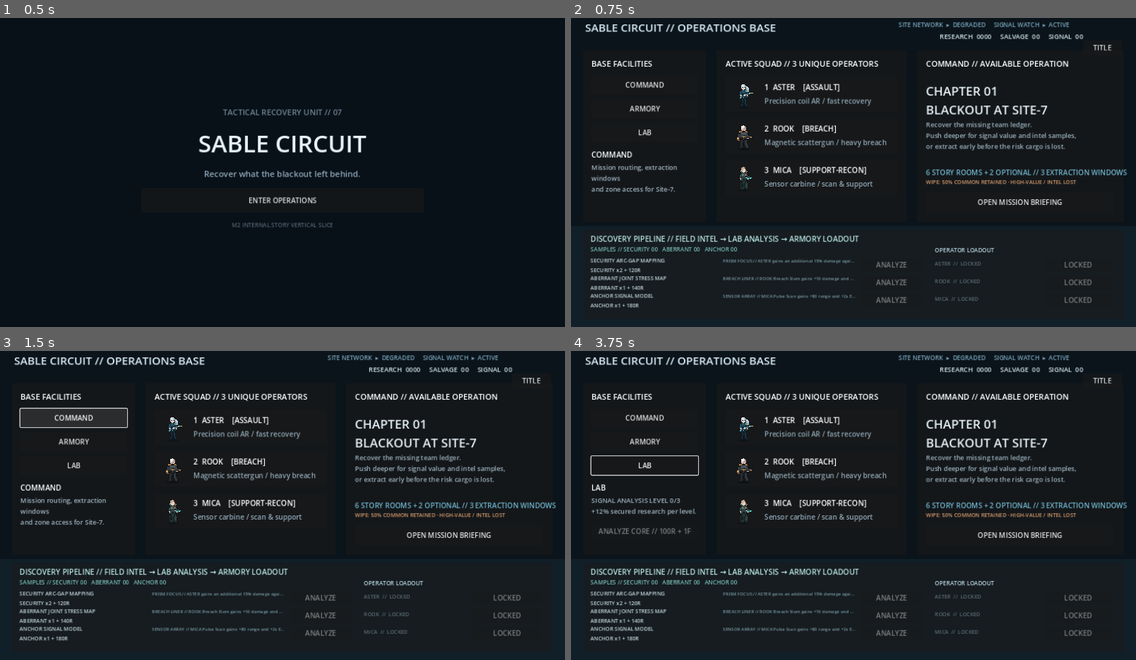
Above: before the commit, frames 1-4 (two rows, left to right).
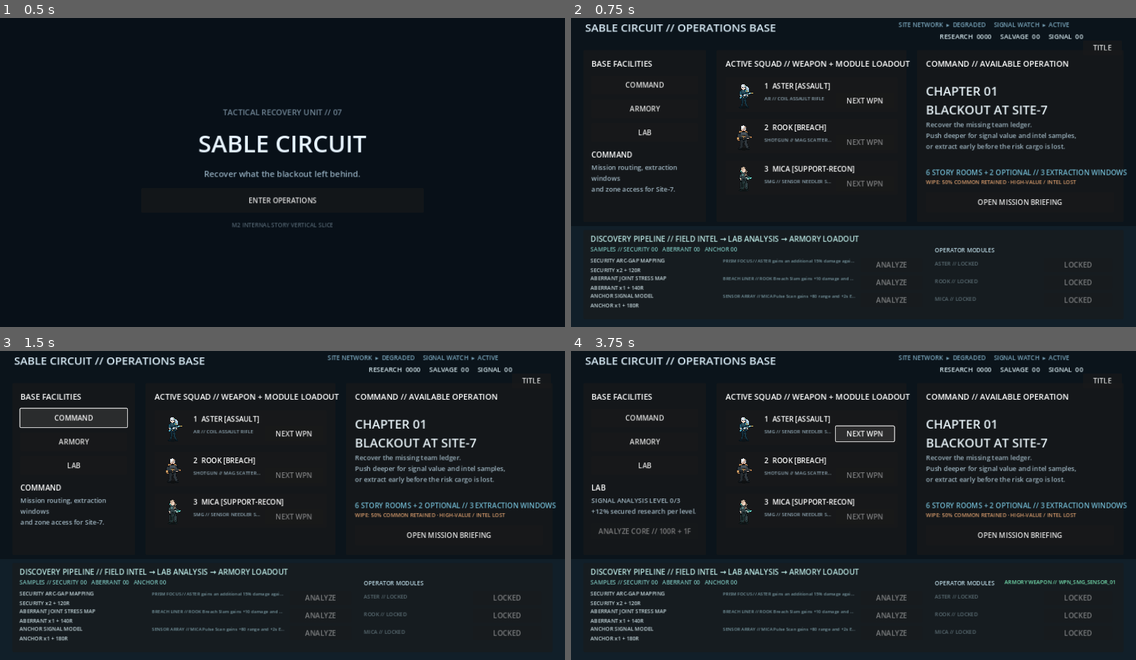
Above: after the commit, the same moments.

Repository: comicman081-collab/sable-circuit
Game: Godot game, scene res://scenes/bootstrap/Bootstrap.tscn
Same seed, same stepped clock (60 frames per second), same inputs: the game is played once before the commit and once after it.
Inputs (mouse positions are in pixels of both pictures, inside the frame that each line leads up to):
- Up to frame 1 (0.5 s): no input
- Up to frame 2 (0.75 s): click "ENTER OPERATIONS" at 0.5 s
- Up to frame 3 (1.5 s): click "COMMAND" at 1.25 s
- Up to frame 4 (3.75 s): click "ARMORY" at 2 s; click "LAB" at 2.75 s; click (864, 434) at 3.5 s, where only the run after the commit has a clickable "NEXT WPN"

Frame 1 is identical in both runs. In frame 2, 2.1% of the frame differs, in the area x 34-75%, y 13-92%; in frame 3, 2.1%; in frame 4, 2.5%, in the area x 3-97%, y 13-92%.
Error before the commit: Invalid access to property or key 'weapon_cycle_requested' on a base object of type 'Control (BaseLobby)'. (res://scripts/core/game_flow.gd:33)

Commit message:
feat: add system-only weapon cycling to Base squad cards

Diff:
--- a/scripts/ui/base_lobby.gd
+++ b/scripts/ui/base_lobby.gd
@@ -6,6 +6,7 @@
 signal upgrade_requested(upgrade_id: String)
 signal analysis_requested(analysis_id: String)
 signal module_equip_requested(operator_id: String, module_id: String)
+signal weapon_cycle_requested(operator_id: String)
 
 var _facility_title: Label
 var _facility_body: Label
@@ -16,34 +17,22 @@
 var _analysis_box: Control
 var _loadout_box: Control
 var _m10_status_label: Label
+var _weapon_labels: Dictionary = {}
+var _weapon_buttons: Dictionary = {}
 var _campaign: Dictionary = {}
 var _current_facility := "COMMAND"
 
 func _ready() -> void:
     set_anchors_and_offsets_preset(Control.PRESET_FULL_RECT)
-    _build_background()
-    _build_header()
-    _build_facilities()
-    _build_squad_panel()
-    _build_mission_panel()
-    _build_m10_progression_panel()
-    _show_facility("COMMAND")
-    _refresh_wallet()
-    _refresh_m10_panel()
+    _build_background(); _build_header(); _build_facilities(); _build_squad_panel(); _build_mission_panel(); _build_m10_progression_panel()
+    _show_facility("COMMAND"); _refresh_wallet(); _refresh_m10_panel(); _refresh_weapon_buttons()
 
 func configure_campaign(snapshot: Dictionary) -> void:
-    _campaign = snapshot.duplicate(true)
-    if is_node_ready():
-        _refresh_wallet()
-        _show_facility(_current_facility)
-        _refresh_m10_panel()
+    _campaign=snapshot.duplicate(true)
+    if is_node_ready(): _refresh_wallet(); _show_facility(_current_facility); _refresh_m10_panel(); _refresh_weapon_buttons()
 
 func refresh_campaign(snapshot: Dictionary, action_result: Dictionary = {}) -> void:
-    _campaign = snapshot.duplicate(true)
-    _refresh_wallet()
-    _refresh_action_status(action_result)
-    _show_facility(_current_facility)
-    _refresh_m10_panel()
+    _campaign=snapshot.duplicate(true); _refresh_wallet(); _refresh_action_status(action_result); _show_facility(_current_facility); _refresh_m10_panel(); _refresh_weapon_buttons()
 
 func _build_background() -> void:
     var bg:=ColorRect.new(); bg.color=Color("0b141b"); bg.set_anchors_and_offsets_preset(Control.PRESET_FULL_RECT); add_child(bg)
@@ -54,12 +43,9 @@
     var status:=Label.new(); status.text="SITE NETWORK  ▸  DEGRADED     SIGNAL WATCH  ▸  ACTIVE"; status.position=Vector2(742,24); status.add_theme_font_size_override("font_size",14); status.add_theme_color_override("font_color",Color("79a5bb")); add_child(status)
     _wallet_label=Label.new(); _wallet_label.position=Vector2(690,50); _wallet_label.size=Vector2(470,26); _wallet_labe …(205 unchanged characters)…
     var back:=Button.new(); back.text="TITLE"; back.position=Vector2(1160,70); back.size=Vector2(88,34); back.pressed.connect(func()->void:title_requested.emit()); add_child(back)
-
 func _refresh_wallet() -> void:
-    if _wallet_label == null: return
-    _wallet_label.text = "RESEARCH  %04d     SALVAGE  %02d     SIGNAL  %02d" % [
-        int(_campaign.get("research_value",0)),int(_campaign.get("salvage",0)),int(_campaign.get("signal_fragments",0))
-    ]
+    if _wallet_label==null:return
+    _wallet_label.text="RESEARCH  %04d     SALVAGE  %02d     SIGNAL  %02d"%[int(_campaign.get("research_value",0)),int(_campaign.get("salvage",0)),int(_campaign.get("signal_fragments",0))]
 
 func _build_facilities() -> void:
     var panel:=Panel.new(); panel.position=Vector2(28,92); panel.size=Vector2(278,390); add_child(panel)
@@ -71,47 +57,43 @@
     _facility_body=Label.new(); _facility_body.position=Vector2(18,255); _facility_body.size=Vector2(240,58); _facility …(215 unchanged characters)…
     _upgrade_button=Button.new(); _upgrade_button.position=Vector2(18,318); _upgrade_button.size=Vector2(242,36); _upgrade_button.pressed.connect(_request_current_upgrade); panel.add_child(_upgrade_button)
     _purchase_status=Label.new(); _purchase_status.position=Vector2(18,360); _purchase_status.size=Vector2(242,22); _purchase_status.add_theme_font_size_override("font_size",12); panel.add_child(_purchase_status)
-
 func _show_facility(name:String)->void:
     _current_facility=name
-    if _facility_title == null: return
-    _facility_title.text=name
-    _upgrade_button.visible = name in ["ARMORY","LAB"]
+    if _facility_title==null:return
+    _facility_title.text=name; _upgrade_button.visible=name in ["ARMORY","LAB"]
     match name:
-        "COMMAND":
-            _facility_body.text="Mission routing, extraction windows\nand zone access for Site-7."
+        "COMMAND": _facility_body.text="Mission routing, extraction windows\nand zone access for Site-7."
         "ARMORY":
             var level:=int(_campaign.get("armory_level",0)); var max_level:=int(_campaign.get("max_upgrade_level",3)); var cost:Dictionary=_campaign.get("armory_cost",{})
-            _facility_body.text="CALIBRATION LEVEL %d/%d\n+8%% projectile damage per level."%[level,max_level]
-            _upgrade_button.text="CALIBRATE // %dR + %dS"%[int(cost.get("research",0)),int(cost.get("salvage",0))]
-            _upgrade_button.disabled = level>=max_level or not _can_afford(cost)
+            _facility_body.text="CALIBRATION LEVEL %d/%d\n+8%% damage; weapon unlock tiers."%[level,max_level]; _upgrade_button.text="CALIBRATE // %dR + %dS"%[int(cost.get("research",0)),int(cost.get("salvage",0))]; _upgrade_button.disabled=level>=max_level or not _can_afford(cost)
         "LAB":
             var level:=int(_campaign.get("lab_level",0)); var max_level:=int(_campaign.get("max_upgrade_level",3)); var cost:Dictionary=_campaign.get("lab_cost",{})
-            _facility_body.text="SIGNAL ANALYSIS LEVEL %d/%d\n+12%% secured research per level."%[level,max_level]
-            _upgrade_button.text="ANALYZE CORE // %dR + %dF"%[int(cost.get("research",0)),int(cost.get("fragments",0))]
-            _upgrade_button.disabled = level>=max_level or not _can_afford(cost)
-
-func _can_afford(cost: Dictionary) -> bool:
-    return int(_campaign.get("research_value",0))>=int(cost.get("research",0)) and int(_campaign.get("salvage",0))>=int(cost.get("salvage",0)) and int(_campaign.get("signal_fragments",0))>=int(cost.get("fragments",0))
-
-func _request_current_upgrade() -> void:
-    if _current_facility == "ARMORY": upgrade_requested.emit("ARMORY_CALIBRATION")
-    elif _current_facility == "LAB": upgrade_requested.emit("LAB_SIGNAL_ANALYSIS")
+            _facility_body.text="SIGNAL ANALYSIS LEVEL %d/%d\n+12%% secured research per level."%[level,max_level]; _upgrade_button.text="ANALYZE CORE // %dR + %dF"%[int(cost.get("research",0)),int(cost.get("fragments",0))]; _upgrade_button.disabled=level>=max_level or not _can_afford(cost)
+func _can_afford(cost:Dictionary)->bool: return int(_campaign.get("research_value",0))>=int(cost.get("research",0)) and int(_campaign.get("salvage",0))>=int(cost.get("salvage",0)) and int(_campaign.get("signal_fragments",0))>=int(cost.get("fragments",0))
+func _request_current_upgrade()->void:
+    if _current_facility=="ARMORY":upgrade_requested.emit("ARMORY_CALIBRATION")
+    elif _current_facility=="LAB":upgrade_requested.emit("LAB_SIGNAL_ANALYSIS")
 
 func _build_squad_panel() -> void:
     var panel:=Panel.new(); panel.position=Vector2(330,92); panel.size=Vector2(430,390); add_child(panel)
-    var title:=Label.new(); title.text="ACTIVE SQUAD // 3 UNIQUE OPERATORS"; title.position=Vector2(20,18); title.add_theme_font_size_override("font_size",18); panel.add_child(title)
-    var ids:Array[String]=["CHR_PROTO_01","CHR_PROTO_02","CHR_PROTO_03"]
-    var roles:Array[String]=["ASSAULT","BREACH","SUPPORT-RECON"]
-    var details:Array[String]=["Precision coil AR / fast recovery","Magnetic scattergun / heavy breach","Sensor carbine / scan & support"]
+    var title:=Label.new(); title.text="ACTIVE SQUAD // WEAPON + MODULE LOADOUT"; title.position=Vector2(20,18); title.add_theme_font_size_override("font_size",18); panel.add_child(title)
+    var ids:Array[String]=["CHR_PROTO_01","CHR_PROTO_02","CHR_PROTO_03"]; var roles:Array[String]=["ASSAULT","BREACH","SUPPORT-RECON"]
     for i in range(ids.size()):
-        var profile:Dictionary=ArtProfileRegistry.get_profile(ids[i])
-        var card:=Panel.new(); card.position=Vector2(20,62+i*94); card.size=Vector2(390,78); panel.add_child(card)
+        var profile:Dictionary=ArtProfileRegistry.get_profile(ids[i]); var card:=Panel.new(); card.position=Vector2(20,62+i*94); card.size=Vector2(390,78); panel.add_child(card)
         var portrait:=TextureRect.new(); portrait.name="Portrait_"+str(profile.get("name","OP")); portrait.position=Vector2(4,3); portrait.size=Vector2(76,72); portrait.expand_mode=TextureRect.EXPAND_IGNORE_SIZE; portrait.stretch_mode=TextureRect.STRETCH_KEEP_ASPECT_CENTERED
-        var master_path:=str(profile.get("master_asset","")); if not master_path.is_empty() and ResourceLoader.exists("res://"+master_path): portrait.texture=load("res://"+master_path) as Texture2D
+        var master_path:=str(profile.get("master_asset","")); if not master_path.is_empty() and ResourceLoader.exists("res://"+master_path):portrait.texture=load("res://"+master_path) as Texture2D
         card.add_child(portrait)
-        var n:=Label.new(); n.text="%d  %s    [%s]"%[i+1,str(profile.get("name","OP")),roles[i]]; n.position=Vector2(88,10); n.add_theme_font_size_override("font_size",17); card.add_child(n)
-        var d:=Label.new(); d.text=details[i]; d.position=Vector2(88,42); d.add_theme_color_override("font_color",Color("8fa6b4")); card.add_child(d)
+        var n:=Label.new(); n.text="%d  %s [%s]"%[i+1,str(profile.get("name","OP")),roles[i]]; n.position=Vector2(88,8); n.add_theme_font_size_override("font_size",16); card.add_child(n)
+        var weapon_label:=Label.new(); weapon_label.position=Vector2(88,39); weapon_label.size=Vector2(154,28); weapon_label.add_theme_font_size_override("font_size",11); weapon_label.add_theme_color_override("font_color",Color("8fa6b4")); weapon_label.text_overrun_behavior=TextServer.OVERRUN_TRIM_ELLIPSIS; card.add_child(weapon_label); _weapon_labels[ids[i]]=weapon_label
+        var weapon_button:=Button.new(); weapon_button.name="WeaponCycle_"+ids[i]; weapon_button.text="NEXT WPN"; weapon_button.position=Vector2(250,36); weapon_button.size=Vector2(132,34); var operator_id:=ids[i]; weapon_button.pressed.connect(func()->void:weapon_cycle_requested.emit(operator_id)); card.add_child(weapon_button); _weapon_buttons[ids[i]]=weapon_button
+
+func _refresh_weapon_buttons()->void:
+    if _weapon_labels.is_empty():return
+    var equipped:Dictionary=_campaign.get("equipped_weapons",{}); var unlocked:Array=_campaign.get("unlocked_weapons",[])
+    for operator_id in _weapon_labels.keys():
+        var weapon_id:=str(equipped.get(operator_id,"")); var spec:=WeaponRegistry.get_weapon(weapon_id); var label:=_weapon_labels[operator_id] as Label; var button:=_weapon_buttons[operator_id] as Button
+        label.text=(str(spec.get("class","--"))+" // "+str(spec.get("display_name","NO WEAPON"))) if not spec.is_empty() else "NO WEAPON"
+        var choices:=WeaponRegistry.compatible_weapons(str(operator_id),unlocked); button.disabled=choices.size()<=1; button.tooltip_text="Cycle unlocked compatible weapons (%d)"%choices.size()
 
 func _build_mission_panel() -> void:
     var panel:=Panel.new(); panel.position=Vector2(784,92); panel.size=Vector2(468,390); add_child(panel)
@@ -122,60 +104,46 @@
     var risk:=Label.new(); risk.text="WIPE: 50% COMMON RETAINED · HIGH-VALUE / INTEL LOST"; risk.position=Vector2(20,290); risk.add_theme_font_size_override("font_size",12); risk.add_theme_color_override("font_color",Color("d59a6b")); panel.add_child(risk)
     var start:=Button.new(); start.text="OPEN MISSION BRIEFING"; start.position=Vector2(20,322); start.size=Vector2(426,46); start.pressed.connect(func()->void:mission_requested.emit()); panel.add_child(start)
 
-func _build_m10_progression_panel() -> void:
+func _build_m10_progression_panel()->void:
     var panel:=Panel.new(); panel.position=Vector2(28,500); panel.size=Vector2(1224,202); add_child(panel)
     var title:=Label.new(); title.text="DISCOVERY PIPELINE // FIELD INTEL → LAB ANALYSIS → ARMORY LOADOUT"; title.position=Vector2(16,8); title.add_theme_font_size_override("font_size",17); title.add_theme_color_override("font_color",Color("b8e5e1")); panel.add_child(title)
     _intel_summary_label=Label.new(); _intel_summary_label.position=Vector2(16,34); _intel_summary_label.size=Vector2(5 …(189 unchanged characters)…
     _m10_status_label=Label.new(); _m10_status_label.position=Vector2(824,34); _m10_status_label.size=Vector2(382,22); _m10_status_label.horizontal_alignment=HORIZONTAL_ALIGNMENT_RIGHT; _m10_status_label.add_theme_font_size_override("font_size",12); panel.add_child(_m10_status_label)
-    _analysis_box=Control.new(); _analysis_box.position=Vector2(16,60); _analysis_box.size=Vector2(760,126); panel.add_child(_analysis_box)
-    _loadout_box=Control.new(); _loadout_box.position=Vector2(796,60); _loadout_box.size=Vector2(410,126); panel.add_child(_loadout_box)
-
-func _refresh_m10_panel() -> void:
-    if _analysis_box==null or _loadout_box==null or _intel_summary_label==null: return
-    var intel:Dictionary=_campaign.get("intel_samples",{})
-    _intel_summary_label.text="SAMPLES // SECURITY %02d   ABERRANT %02d   ANCHOR %02d"%[int(intel.get("SECURITY",0)),int(intel.get("ABERRANT",0)),int(intel.get("ANCHOR",0))]
-    _clear_control(_analysis_box); _clear_control(_loadout_box)
-    var discoveries:Array=_campaign.get("discoveries",[])
+    _analysis_box=Control.new(); _analysis_box.position=Vector2(16,60); _analysis_box.size=Vector2(760,126); panel.add_child(_analysis_box); _loadout_box=Control.new(); _loadout_box.position=Vector2(796,60); _loadout_box.size=Vector2(410,126); panel.add_child(_loadout_box)
+func _refresh_m10_panel()->void:
+    if _analysis_box==null or _loadout_box==null or _intel_summary_label==null:return
+    var intel:Dictionary=_campaign.get("intel_samples",{}); _intel_summary_label.text="SAMPLES // SECURITY %02d   ABERRANT %02d   ANCHOR %02d"%[int(intel.get("SECURITY",0)),int(intel.get("ABERRANT",0)),int(intel.get("ANCHOR",0))]
+    _clear_control(_analysis_box); _clear_control(_loadout_box); var discoveries:Array=_campaign.get("discoveries",[])
     for i in range(mini(3,discoveries.size())):
-        var row:Dictionary=discoveries[i]
-        var y:=i*40.0
-        var label:=Label.new(); label.position=Vector2(0,y); label.size=Vector2(470,38); label.add_theme_font_size_override("font_size",12); label.add_theme_color_override("font_color",Color("c4d7dc")); label.text="%s\n%s x%d + %dR"%[str(row.get("title","UNKNOWN")),str(row.get("sample_key","?")),int(row.get("sample_cost",0)),int(row.get("research_cost",0))]; _analysis_box.add_child(label)
+        var row:Dictionary=discoveries[i]; var y:=i*40.0; var label:=Label.new(); label.position=Vector2(0,y); label.size=Vector2(470,38); label.add_theme_font_size_override("font_size",12); label.add_theme_color_override("font_color",Color("c4d7dc")); label.text="%s\n%s x%d + %dR"%[str(row.get("title","UNKNOWN")),str(row.get("sample_key","?")),int(row.get("sample_cost",0)),int(row.get("research_cost",0))]; _analysis_box.add_child(label)
         var effect:=Label.new(); effect.position=Vector2(300,y+2); effect.size=Vector2(300,34); effect.add_theme_font_s …(275 unchanged characters)…
         var button:=Button.new(); button.position=Vector2(612,y+3); button.size=Vector2(140,32); var analysis_id:=str(r …(299 unchanged characters)…
-    var loadout_title:=Label.new(); loadout_title.text="OPERATOR LOADOUT"; loadout_title.position=Vector2(0,-24); loadout_title.add_theme_font_size_override("font_size",13); loadout_title.add_theme_color_override("font_color",Color("b9d7e2")); _loadout_box.add_child(loadout_title)
-    var unlocked:Array=_campaign.get("unlocked_modules",[]); var equipped:Dictionary=_campaign.get("equipped_modules",{})
-    var loadouts:Array=[
-        ["ASTER","CHR_PROTO_01","MOD_PRISM_FOCUS","PRISM FOCUS"],
-        ["ROOK","CHR_PROTO_02","MOD_BREACH_LINER","BREACH LINER"],
-        ["MICA","CHR_PROTO_03","MOD_SENSOR_ARRAY","SENSOR ARRAY"]
-    ]
+    var loadout_title:=Label.new(); loadout_title.text="OPERATOR MODULES"; loadout_title.position=Vector2(0,-24); loadout_title.add_theme_font_size_override("font_size",13); loadout_title.add_theme_color_override("font_color",Color("b9d7e2")); _loadout_box.add_child(loadout_title)
+    var unlocked:Array=_campaign.get("unlocked_modules",[]); var equipped:Dictionary=_campaign.get("equipped_modules",{}); var loadouts:Array=[["ASTER","CHR_PROTO_01","MOD_PRISM_FOCUS","PRISM FOCUS"],["ROOK","CHR_PROTO_02","MOD_BREACH_LINER","BREACH LINER"],["MICA","CHR_PROTO_03","MOD_SENSOR_ARRAY","SENSOR ARRAY"]]
     for i in range(loadouts.size()):
         var row:Array=loadouts[i]; var y:=i*40.0; var operator_id:String=row[1]; var module_id:String=row[2]; var equipped_id:=str(equipped.get(operator_id,"")); var is_unlocked:=unlocked.has(module_id); var is_equipped:=equipped_id==module_id
-        var label:=Label.new(); label.position=Vector2(0,y+7); label.size=Vector2(240,24); label.text="%s  //  %s"%[row[0],row[3] if is_unlocked else  …(190 unchanged characters)…
-        var button:=Button.new(); button.position=Vector2(24 …(133 unchanged characters)… d=not is_unlocked; var requested_module: String="" if is_equipped else module_id; …(127 unchanged characters)…
-
-func _clear_control(control: Control) -> void:
-    for child in control.get_children():
-        control.remove_child(child)
-        child.queue_free()
-
-func _refresh_action_status(result: Dictionary) -> void:
-    if result.is_empty(): return
+        var label:=Label.new(); label.position=Vector2(0,y+7); label.size=Vector2(240,24); label.text="%s // %s"%[row[0],row[3] if is_unlocked else  …(190 unchanged characters)…
+        var button:=Button.new(); button.position=Vector2(24 …(133 unchanged characters)… d=not is_unlocked; var requested_module:String="" if is_equipped else module_id; …(127 unchanged characters)…
+func _clear_control(control:Control)->void:
+    for child in control.get_children():control.remove_child(child); child.queue_free()
+func _refresh_action_status(result:Dictionary)->void:
+    if result.is_empty():return
     var success:=bool(result.get("success",false)); var reason:=str(result.get("reason",""))
     if _m10_status_label:
         match reason:
-            "ANALYZED": _m10_status_label.text="LAB COMPLETE // %s UNLOCKED"%str(result.get("module_id","MODULE"))
-            "EQUIPPED": _m10_status_label.text="ARMORY LOADOUT // %s EQUIPPED"%str(result.get("module_id","MODULE"))
-            "UNEQUIPPED": _m10_status_label.text="ARMORY LOADOUT // MODULE REMOVED"
-            _: _m10_status_label.text=("ACTION COMPLETE" if success else "ACTION BLOCKED")+" // "+reason
+            "ANALYZED":_m10_status_label.text="LAB COMPLETE // %s UNLOCKED"%str(result.get("module_id","MODULE"))
+            "EQUIPPED":_m10_status_label.text="ARMORY MODULE // %s EQUIPPED"%str(result.get("module_id","MODULE"))
+            "UNEQUIPPED":_m10_status_label.text="ARMORY MODULE // REMOVED"
+            "WEAPON_EQUIPPED":_m10_status_label.text="ARMORY WEAPON // %s"%str(result.get("weapon_id","WEAPON"))
+            _:_m10_status_label.text=("ACTION COMPLETE" if success else "ACTION BLOCKED")+" // "+reason
         _m10_status_label.add_theme_color_override("font_color",Color("75e0b0") if success else Color("ef9a65"))
-    if _purchase_status and reason=="PURCHASED":
-        _purchase_status.text="UPGRADE INSTALLED // LEVEL %d"%int(result.get("new_level",0)); _purchase_status.add_theme_color_override("font_color",Color("70e0a0"))
+    if _purchase_status and reason=="PURCHASED":_purchase_status.text="UPGRADE INSTALLED // LEVEL %d"%int(result.get("new_level",0)); _purchase_status.add_theme_color_override("font_color",Color("70e0a0"))
 
-func debug_select_mission()->void: mission_requested.emit()
-func debug_request_upgrade(upgrade_id:String)->void: upgrade_requested.emit(upgrade_id)
-func debug_request_analysis(analysis_id:String)->void: analysis_requested.emit(analysis_id)
-func debug_request_module(operator_id:String,module_id:String)->void: module_equip_requested.emit(operator_id,module_id)
-func debug_campaign_snapshot()->Dictionary: return _campaign.duplicate(true)
-func debug_m10_contract()->Dictionary:
-    return {"intel_samples":(_campaign.get(" …(292 unchanged characters)…
+func debug_select_mission()->void:mission_requested.emit()
+func debug_request_upgrade(upgrade_id:String)->void:upgrade_requested.emit(upgrade_id)
+func debug_request_analysis(analysis_id:String)->void:analysis_requested.emit(analysis_id)
+func debug_request_module(operator_id:String,module_id:String)->void:module_equip_requested.emit(operator_id,module_id)
+func debug_request_weapon_cycle(operator_id:String)->void:weapon_cycle_requested.emit(operator_id)
+func debug_campaign_snapshot()->Dictionary:return _campaign.duplicate(true)
+func debug_m10_contract()->Dictionary:return {"intel_samples":(_campaign.get(" …(292 unchanged characters)…
+func debug_m13_weapon_contract()->Dictionary:return {"unlocked_weapons":(_campaign.get("unlocked_weapons",[]) as Array).duplicate(),"equipped_weapons":(_campaign.get("equipped_weapons",{}) as Dictionary).duplicate(true),"weapon_catalog":(_campaign.get("weapon_catalog",[]) as Array).duplicate(true)}
